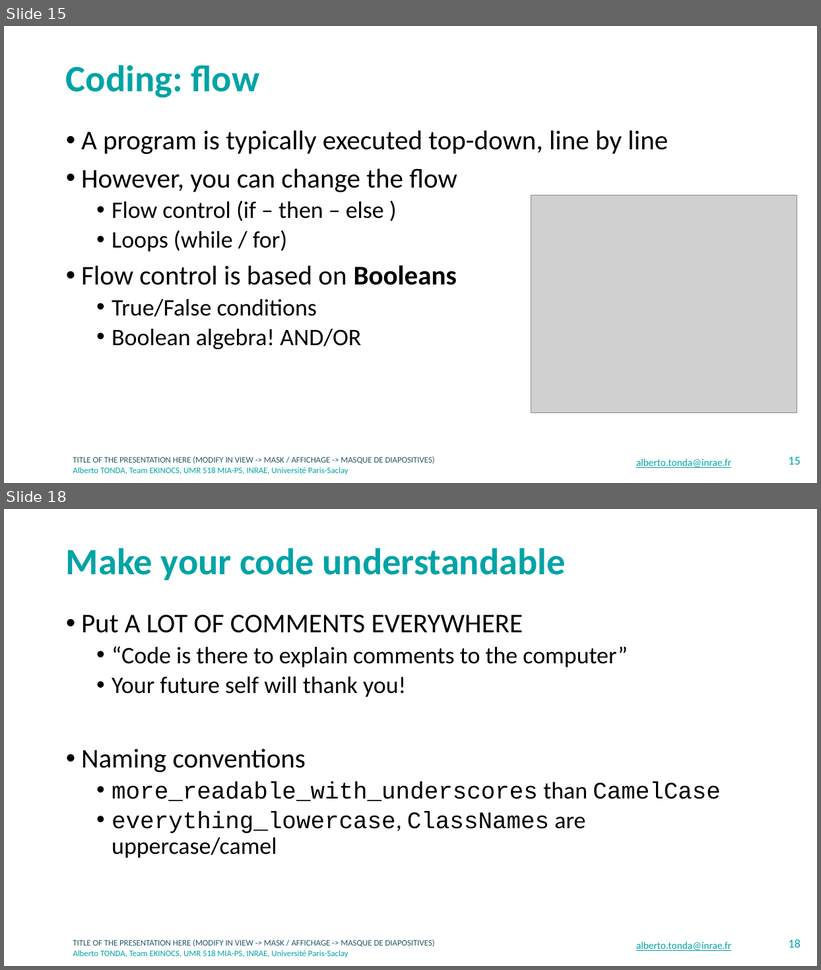
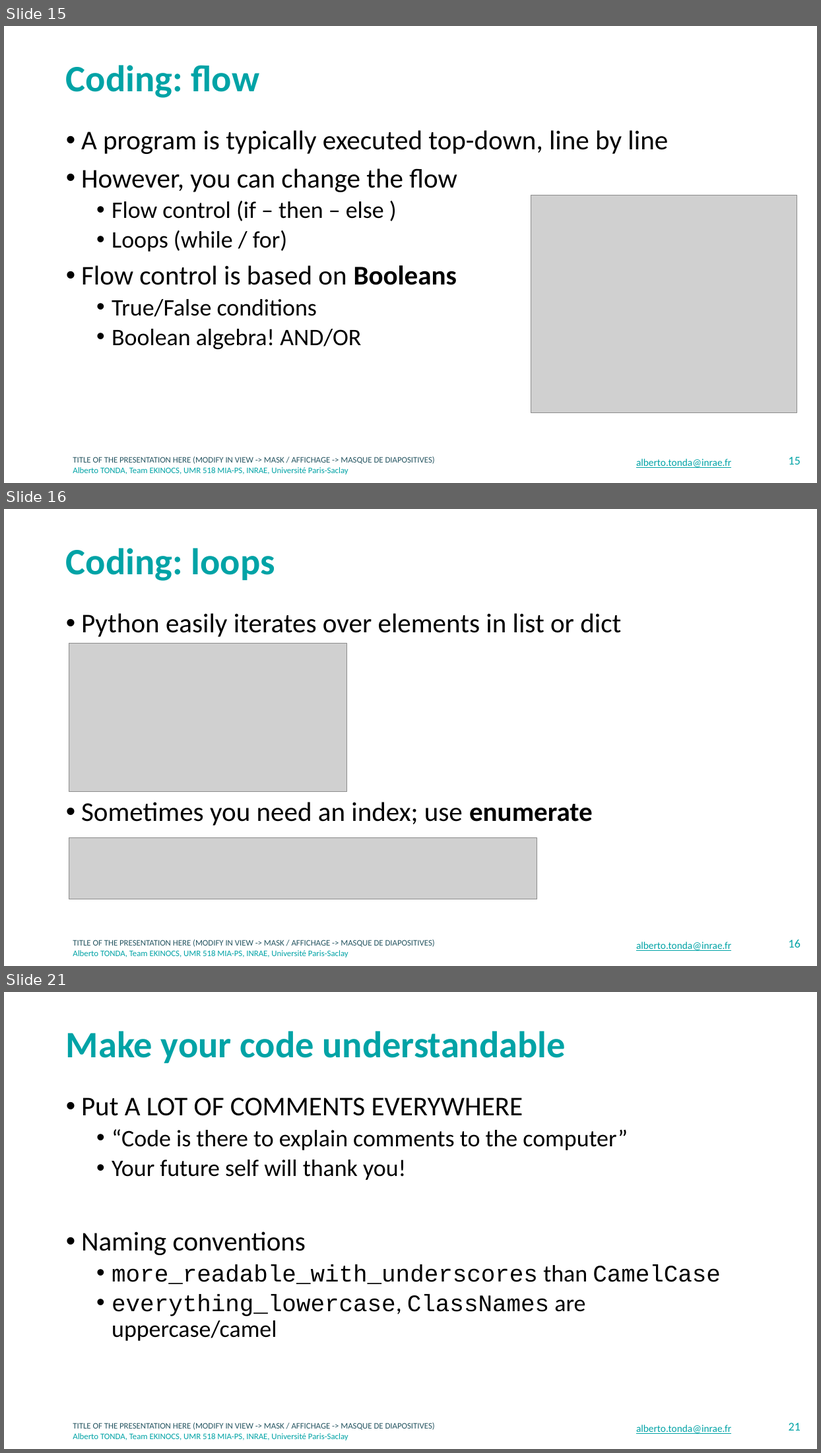
Before and after one commit to albertotonda/teaching, a slide deck: crash-course-on-data-science/coding.pptx. Shown one above the other, each under a label of ours: slides 15 and 18 before the commit, slides 15, 16 and 21 after it; the slides between them are not shown. The pictures are 821x970 and 821x1453 pixels, drawn with LibreOffice and Linux fonts; fonts in the diff are those of the drawing; grey boxes stand for pictures; background and template pictures are left out. Boxes give left, top, right and bottom in pixels: in the first picture for what was removed or moved away, otherwise in the second. Text is boxed around its words. In the diff, an @@ line names an element or a change of style, - is before the commit and + after.

```diff
--- a/crash-course-on-data-science/coding.pptx
+++ b/crash-course-on-data-science/coding.pptx
@@ slide 16 added at bbox=[4, 509, 817, 966], background #FFFFFF; not listed: 2 template elements that a slide beside it also shows @@
@@ title added at bbox=[66, 548, 275, 581], 44 pt, text #00A3A6, bold @@
+Coding: loops
@@ text added at bbox=[81, 613, 621, 826], 32 pt, text #000000 @@
+• Python easily iterates over elements in list or dict
+• Sometimes you need an index; use enumerate
@@ picture added at bbox=[69, 644, 347, 792] @@
@@ picture added at bbox=[69, 838, 537, 900] @@
@@ text added at bbox=[636, 942, 731, 951], 12 pt, text #00A3A6, underline @@
+alberto.tonda@inrae.fr
@@ page number added at bbox=[789, 940, 801, 948], 14 pt, text #00A3A6 @@
+16
@@ what was slide 18 is now slide 21 @@
@@ page number at bbox=[789, 1423, 801, 1431]: text changed @@
-18
+21
```
Also in this commit, not shown: 3 slides changed, 2 other slides added, 2 other files.
